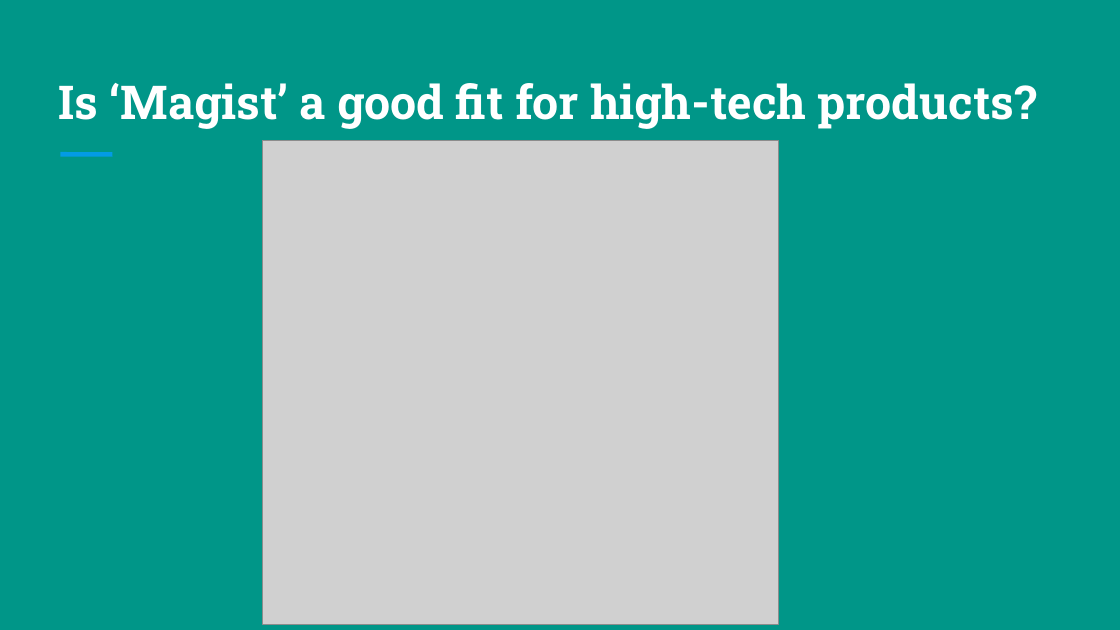
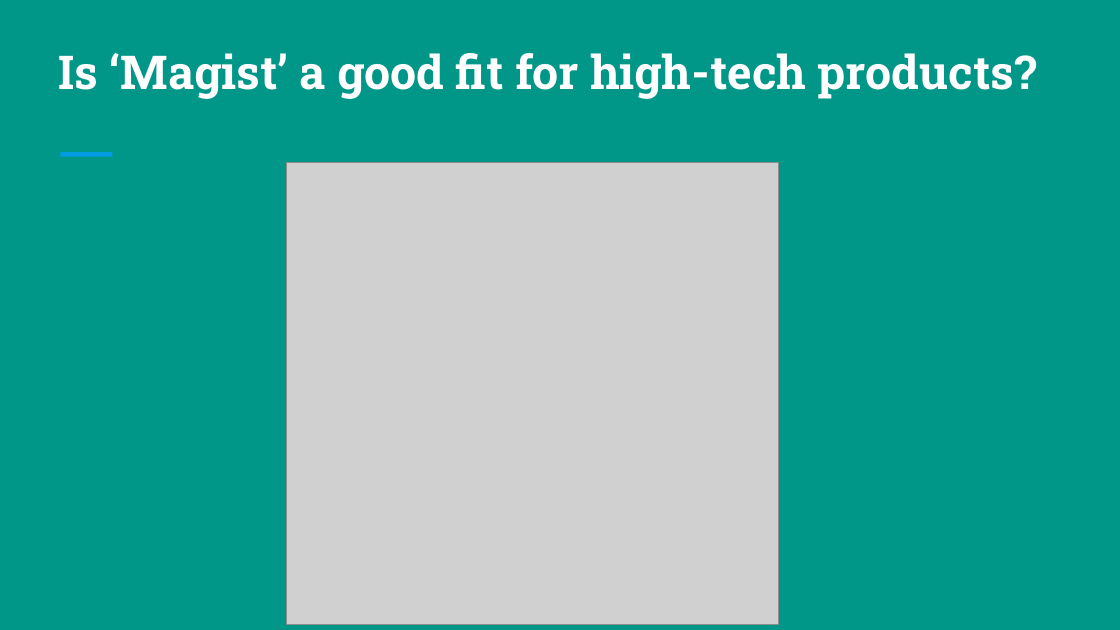
Before and after one commit to hoopii/Data_Driven_Business_SQL, a slide deck: slide 2 of magist_presentation.odp. Drawn at 1120x630 pixels with LibreOffice and Linux fonts; fonts in the diff are those of the drawing; grey boxes stand for pictures. Boxes give left, top, right and bottom in pixels: in the first picture for what was removed or moved away, otherwise in the second. Text is boxed around its words. In the diff, an @@ line names an element or a change of style, - is before the commit and + after.

Commit message:
update magist_presentation

```diff
--- a/magist_presentation.odp
+++ b/magist_presentation.odp
@@ title "Is ‘Magist’ a good fit ...": place and size @@
-title "Is ‘Magist’ a good fit ..." at bbox=[59, 83, 1037, 129]
+title "Is ‘Magist’ a good fit ..." at bbox=[59, 53, 1037, 99]
@@ picture: place and size @@
-picture at bbox=[262, 140, 778, 624]
+picture at bbox=[287, 162, 778, 624]
```
Also in this commit, not shown: 1 other file.
